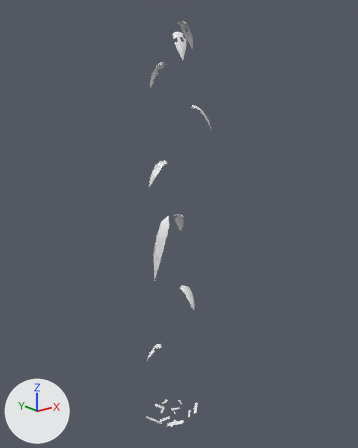
An edit to the OBJ model game/assets/models/plants/SM_Plant_MonsteraClimber_Leaf.obj, drawn before and after from the same camera.
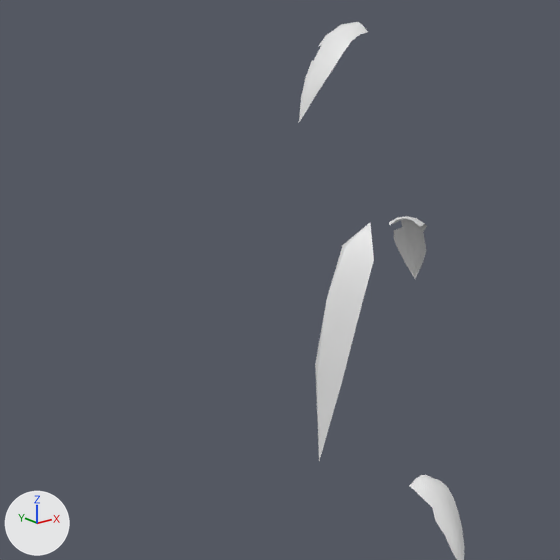
There are two pictures of each version: one whole from a 50 mm camera at (-9.25, -12.09, 11.91) aimed at (0.36, -0.09, 7.11), one close up on the part from 19% to 62% of the width and 34% to 69% of the height. The lights are fixed; the arrows at lower left show +X, +Y and +Z. The first two pictures are the older version. Where no turn or scale is listed for an object, it has been applied to the vertices.

In view in the first close-up: 'SM_Plant_MonsteraClimber_Leaf'.
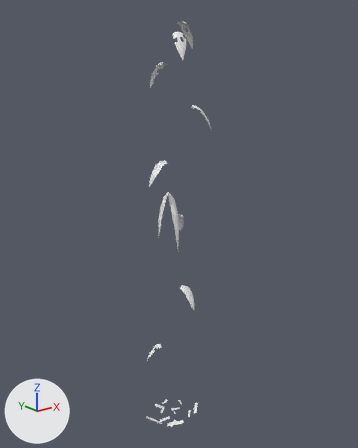
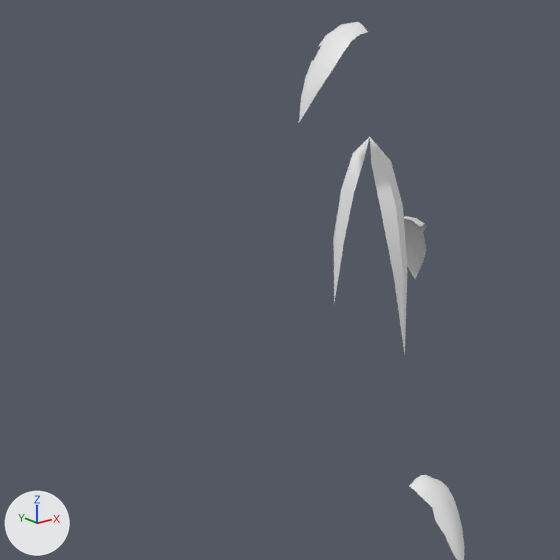
What the commit changed:
me_sm_plant_monsteraclimber_leaf is used by ob_sm_plant_monsteraclimber_leaf; location (0.0, 0.0, 0.0).
Verts and faces of me_sm_plant_monsteraclimber_leaf; kept vertices keep their numbers, new ones are numbered from 347.
Before the commit, vertices of me_sm_plant_monsteraclimber_leaf: 336 (0.0, 0.0, 7.44) at pixel (370, 222), 337 (-0.11, 0.26, 7.19) at pixel (342, 245), 338 (-0.26, 0.02, 7.26) at pixel (345, 245), 339 (-0.16, -0.25, 7.19) at pixel (373, 259), 340 (-0.26, 0.28, 6.77) at pixel (328, 293).
Before the commit, vertices of me_sm_plant_monsteraclimber_leaf: 341 (-0.46, 0.04, 6.81) at pixel (326, 299), 342 (-0.31, -0.26, 6.77) at pixel (360, 309), 343 (-0.42, 0.27, 6.13) at pixel (315, 364), 344 (-0.56, 0.05, 6.14) at pixel (317, 373), 345 (-0.47, -0.2, 6.13) at pixel (342, 379).
Before the commit, vertices of me_sm_plant_monsteraclimber_leaf: 346 (-0.56, 0.05, 5.29) at pixel (319, 462).
me_sm_plant_monsteraclimber_leaf had 347 vertices, 432 faces and spanned x -0.96..1.11, y -1.07..0.91, z -0.11..13.24.
me_sm_plant_monsteraclimber_leaf now has 357 vertices, 444 faces and spans x -0.96..1.11, y -1.07..0.91, z -0.11..13.24.
Part 1, on me_sm_plant_monsteraclimber_leaf:
Vertices deleted: 336 (with the faces that use them).
Vertex 337 moves to (-0.11, 0.1, 8.05), pixel (352, 153).
Vertex 338 moves to (-0.16, 0.01, 8.08), pixel (353, 153).
Vertex 339 moves to (-0.13, -0.09, 8.05), pixel (364, 158).
Vertex 340 moves to (-0.22, 0.11, 7.76), pixel (341, 188).
Vertex 341 moves to (-0.29, 0.03, 7.78), pixel (341, 189).
Vertex 342 moves to (-0.24, -0.09, 7.76), pixel (353, 193).
Vertex 343 moves to (-0.32, 0.12, 7.32), pixel (333, 238).
Vertex 344 moves to (-0.37, 0.03, 7.33), pixel (334, 241).
Vertex 345 moves to (-0.34, -0.06, 7.32), pixel (343, 243).
Vertex 346 moves to (-0.38, 0.03, 6.75), pixel (334, 304).
New vertex 347 is at (0.0, 0.0, 8.21), pixel (369, 136).
New vertex 348 is at (-0.12, -0.18, 8.02), pixel (371, 164).
New vertex 349 is at (-0.01, -0.22, 8.04), pixel (384, 160).
New vertex 350 is at (0.1, -0.17, 8.01), pixel (391, 161).
New vertex 351 is at (-0.15, -0.35, 7.64), pixel (381, 211).
New vertex 352 is at (-0.03, -0.4, 7.66), pixel (396, 208).
New vertex 353 is at (0.11, -0.33, 7.63), pixel (403, 206).
New vertex 354 is at (-0.12, -0.48, 7.08), pixel (393, 277).
New vertex 355 is at (-0.03, -0.51, 7.08), pixel (403, 275).
New vertex 356 is at (0.06, -0.45, 7.07), pixel (407, 273).
New vertex 357 is at (-0.03, -0.53, 6.34).
New faces: (337, 338, 347), (338, 339, 347), (347, 348, 349), (347, 349, 350), (348, 352, 349), (349, 352, 350).
New faces: (351, 354, 352), (352, 356, 353), (354, 357, 355), (355, 357, 356), (348, 351, 352), (350, 352, 353).
New faces: (352, 354, 355), (352, 355, 356).

Pixel boxes (x1, y1, x2, y2) of what changed, in the close-ups (560 x 560 px):
part 1 of me_sm_plant_monsteraclimber_leaf, reshaped
    before: (315, 223, 374, 461)
    after: (333, 137, 407, 354)
